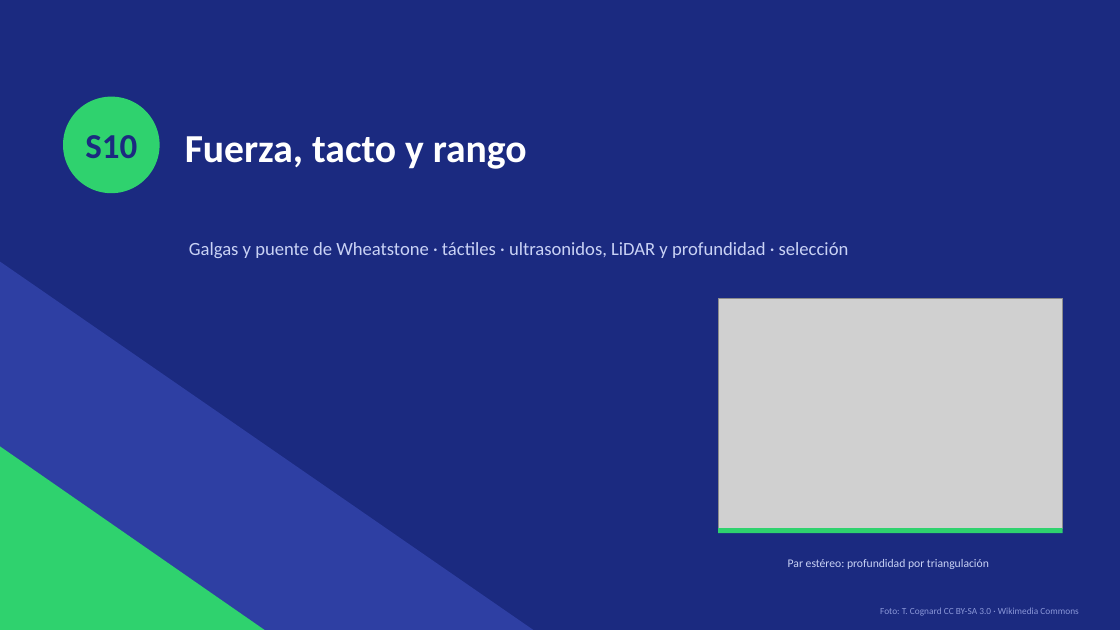
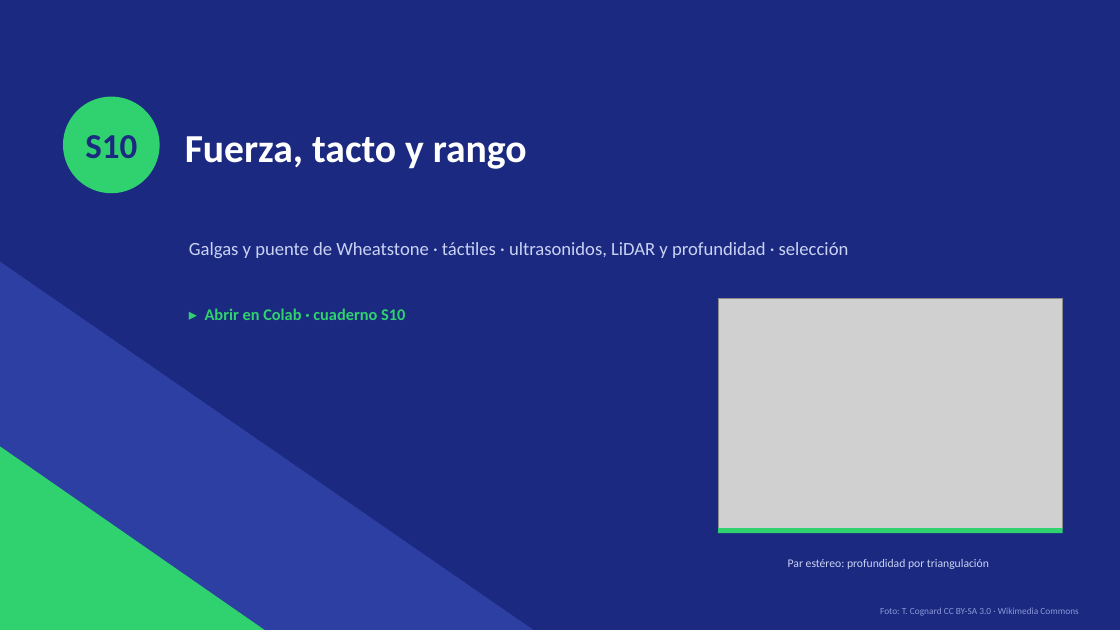
Before and after one commit to grcarmenaty/MecatronicaRobotica, a slide deck: slide 10 of entregables/presentaciones/IQS_B3_Sensores_Actuadores.pptx. Drawn at 1120x630 pixels with LibreOffice and Linux fonts; fonts in the diff are those of the drawing; grey boxes stand for pictures. Boxes give left, top, right and bottom in pixels: in the first picture for what was removed or moved away, otherwise in the second. Text is boxed around its words. In the diff, an @@ line names an element or a change of style, - is before the commit and + after.

```diff
--- a/entregables/presentaciones/IQS_B3_Sensores_Actuadores.pptx
+++ b/entregables/presentaciones/IQS_B3_Sensores_Actuadores.pptx
@@ text added at box(205, 308, 405, 320), 14 pt, text #2FD26E, bold @@
+▸ Abrir en Colab · cuaderno S10
```
Also in this commit, not shown: 4 other slides changed, 15 other files.
